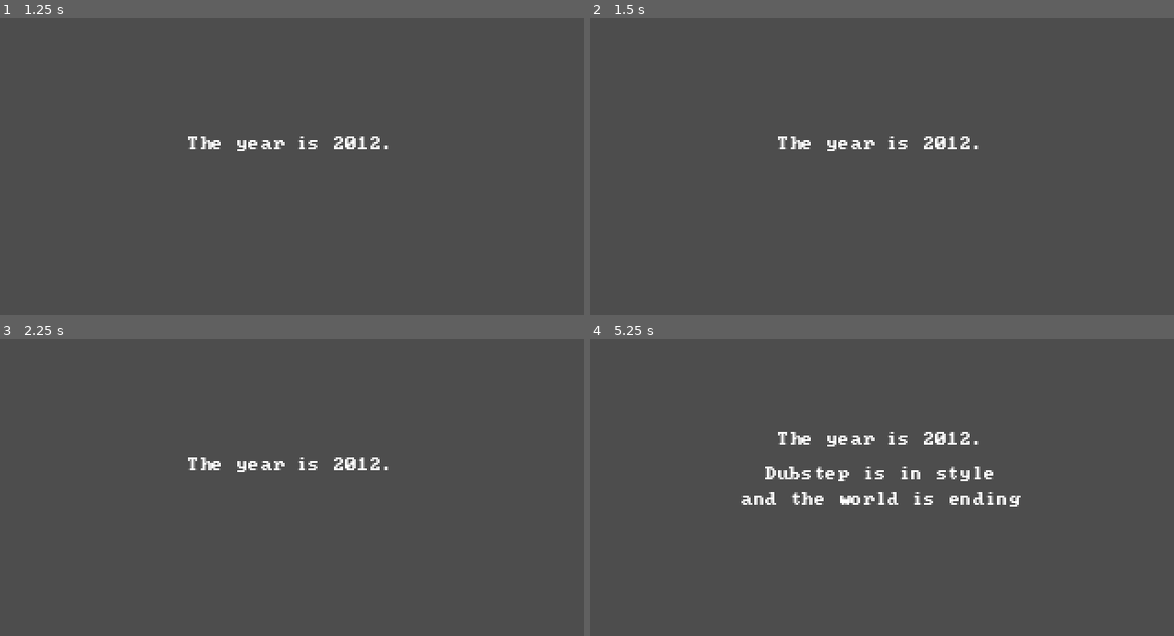
Above: before the commit, frames 1-4 (two rows, left to right).
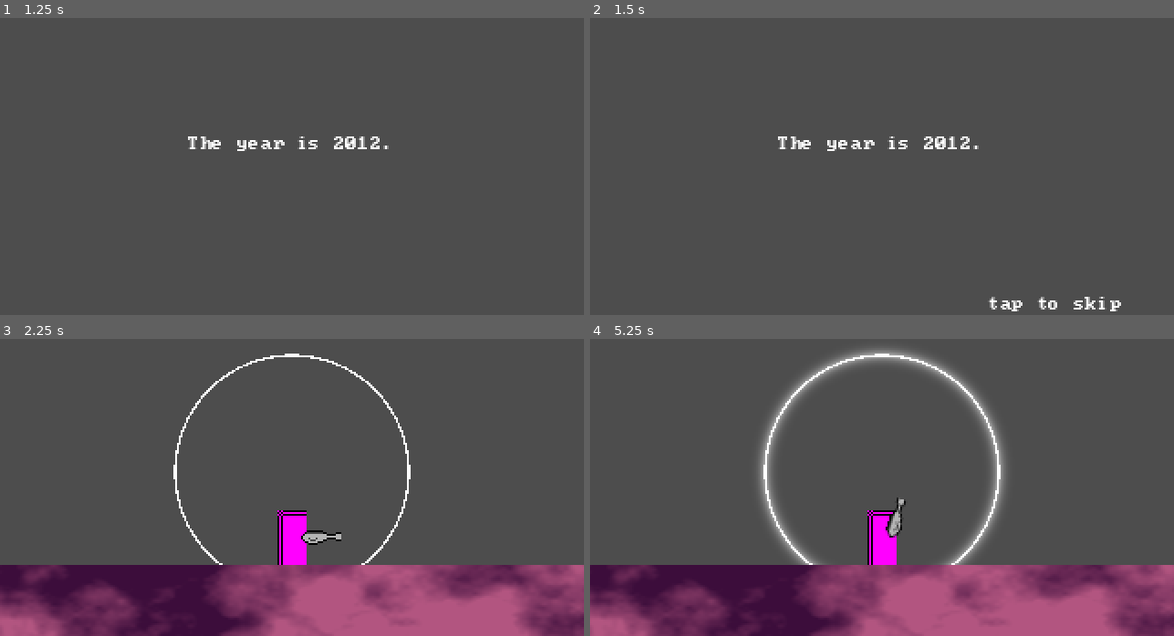
Above: after the commit, the same moments.

Repository: otherotherjosh/RhythmShooter
Game: Godot game, scene res://scenes/init.tscn
Same seed, same stepped clock (60 frames per second), same inputs: the game is played once before the commit and once after it. Sound files missing from this copy of the repository are replaced by a short silence.
Inputs (mouse positions are in pixels of both pictures, inside the frame that each line leads up to):
- Up to frame 1 (1.25 s): tap Enter at 0.5 s; move the mouse to (420, 133) at 0.52 s; click (420, 133) at 0.67 s
- Up to frame 2 (1.5 s): tap Space at 1.25 s; drag from (765, 166) to (852, 216) at 1.27 s
- Up to frame 3 (2.25 s): tap Enter at 2 s; move the mouse to (350, 398) at 2.02 s; click (350, 398) at 2.17 s
- Up to frame 4 (5.25 s): drag from (852, 537) to (706, 422) at 2.77 s; tap Space at 3.5, 5 s; move the mouse to (1057, 520) at 3.52 s; click (1057, 520) at 3.67 s; tap Enter at 4.25 s; drag from (706, 422) to (794, 389) at 4.27 s; move the mouse to (911, 472) at 5.02 s; click (911, 472) at 5.17 s

Frame 1 is identical in both runs. In frame 2, 0.4% of the frame differs, in the area x 68-91%, y 93-99%; in frame 3, 26%; in frame 4, 31%, in the area x 0-100%, y 3-100%.

Commit message:
feat: add skip button to intro

Diff:
--- a/scenes/intro/intro.tscn
+++ b/scenes/intro/intro.tscn
@@ -8,6 +8,23 @@
 labels = [NodePath("CanvasLayer/VBoxContainer/RichTextLabel"), NodePath("CanvasLayer/VBoxContainer/RichTextLabel2"), NodePath("CanvasLayer/VBoxContainer/RichTextLabel3"), NodePath("CanvasLayer/VBoxContainer/RichTextLabel4")]
 
 [node name="CanvasLayer" type="CanvasLayer" parent="."]
+
+[node name="SkipHint" type="RichTextLabel" parent="CanvasLayer"]
+anchors_preset = 3
+anchor_left = 1.0
+anchor_top = 1.0
+anchor_right = 1.0
+anchor_bottom = 1.0
+offset_left = -130.0
+offset_top = -10.0
+grow_horizontal = 0
+grow_vertical = 0
+size_flags_horizontal = 8
+theme = ExtResource("2_iatiw")
+text = "tap to skip"
+fit_content = true
+horizontal_alignment = 1
+vertical_alignment = 1
 
 [node name="VBoxContainer" type="VBoxContainer" parent="CanvasLayer"]
 texture_filter = 1
--- a/scenes/intro/intro_scene.gd
+++ b/scenes/intro/intro_scene.gd
@@ -3,8 +3,14 @@
 
 @export var labels: Array[RichTextLabel]
 
+var skip_taps := 0
+
+@onready var skip_hint: RichTextLabel = $CanvasLayer/SkipHint
+
 
 func _ready() -> void:
+	TouchInputManager.screen_touch_pressed.connect(skip_tap)
+	skip_hint.visible = false
 	for label in labels:
 		label.visible = false
 	await get_tree().create_timer(1).timeout
@@ -12,3 +18,12 @@
 		label.visible = true
 		await get_tree().create_timer(2).timeout
 	Global.load_level(0)
+
+
+func skip_tap(_pos) -> void:
+	skip_taps += 1
+	match skip_taps:
+		2:
+			skip_hint.visible = true
+		3:
+			Global.load_level(0)
